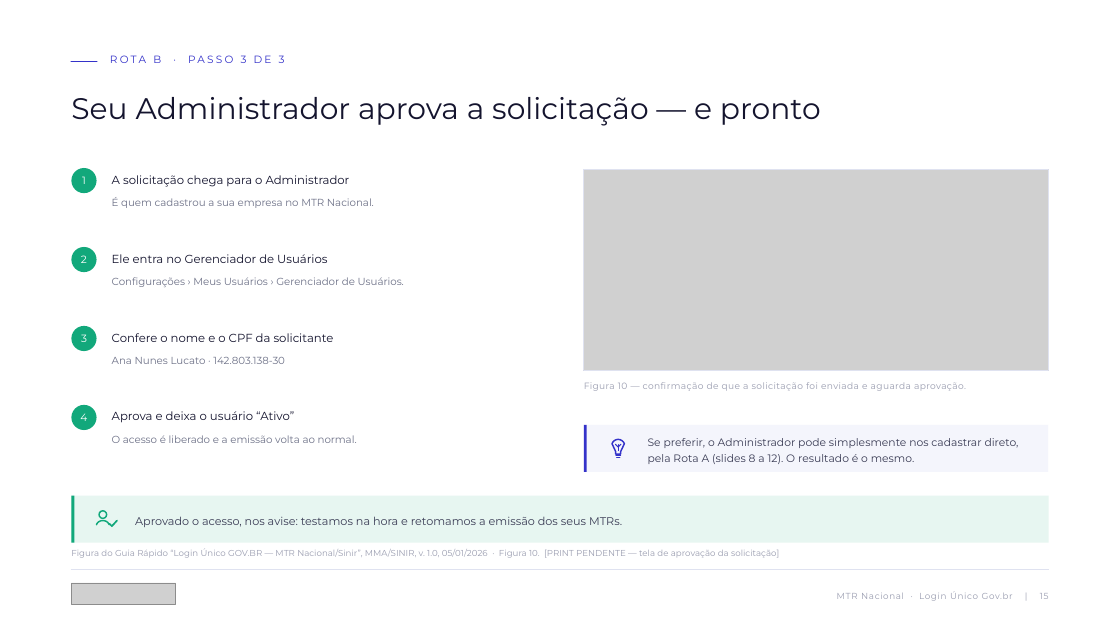
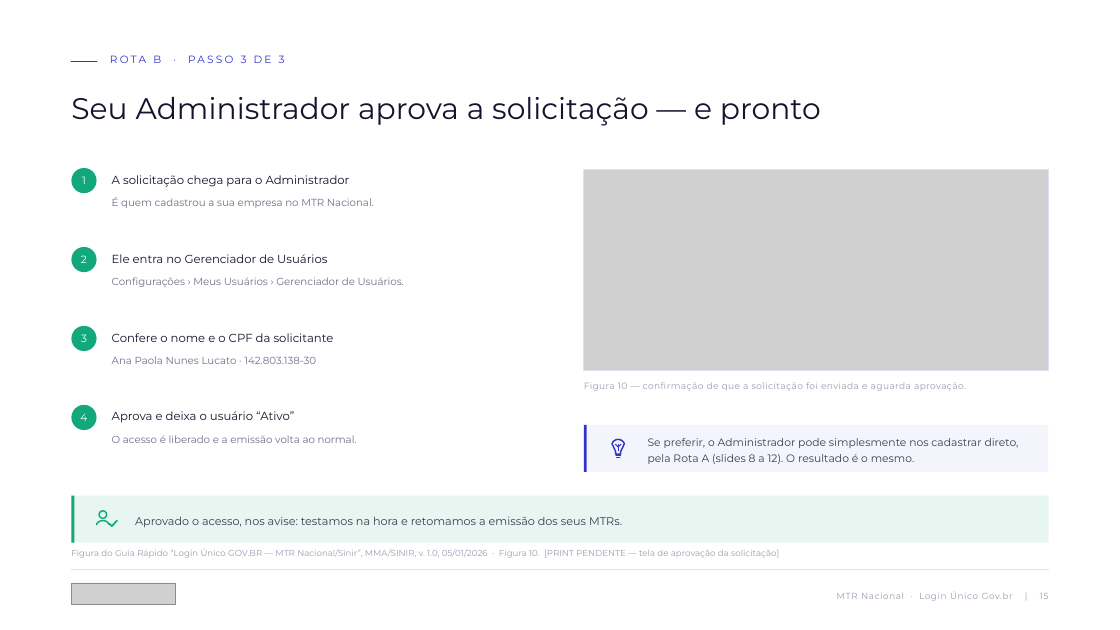
Before and after one commit to giovaniwawa789-beep/Kiro, a slide deck: slide 15 of apresentacoes/sinir_mtr/Nunes_Lucato_MTR_Login_Unico_Govbr.pptx. Drawn at 1120x630 pixels with LibreOffice and Linux fonts; fonts in the diff are those of the drawing; grey boxes stand for pictures. Boxes give left, top, right and bottom in pixels: in the first picture for what was removed or moved away, otherwise in the second. Text is boxed around its words. In the diff, an @@ line names an element or a change of style, - is before the commit and + after.

```diff
--- a/apresentacoes/sinir_mtr/Nunes_Lucato_MTR_Login_Unico_Govbr.pptx
+++ b/apresentacoes/sinir_mtr/Nunes_Lucato_MTR_Login_Unico_Govbr.pptx
@@ text at [112,356,316,364]: text changed @@
-Ana Nunes Lucato · 142.803.138-30
+Ana Paola Nunes Lucato · 142.803.138-30
```
Also in this commit, not shown: 10 other slides changed, 1 slide added, 1 slide removed, 8 other files.
